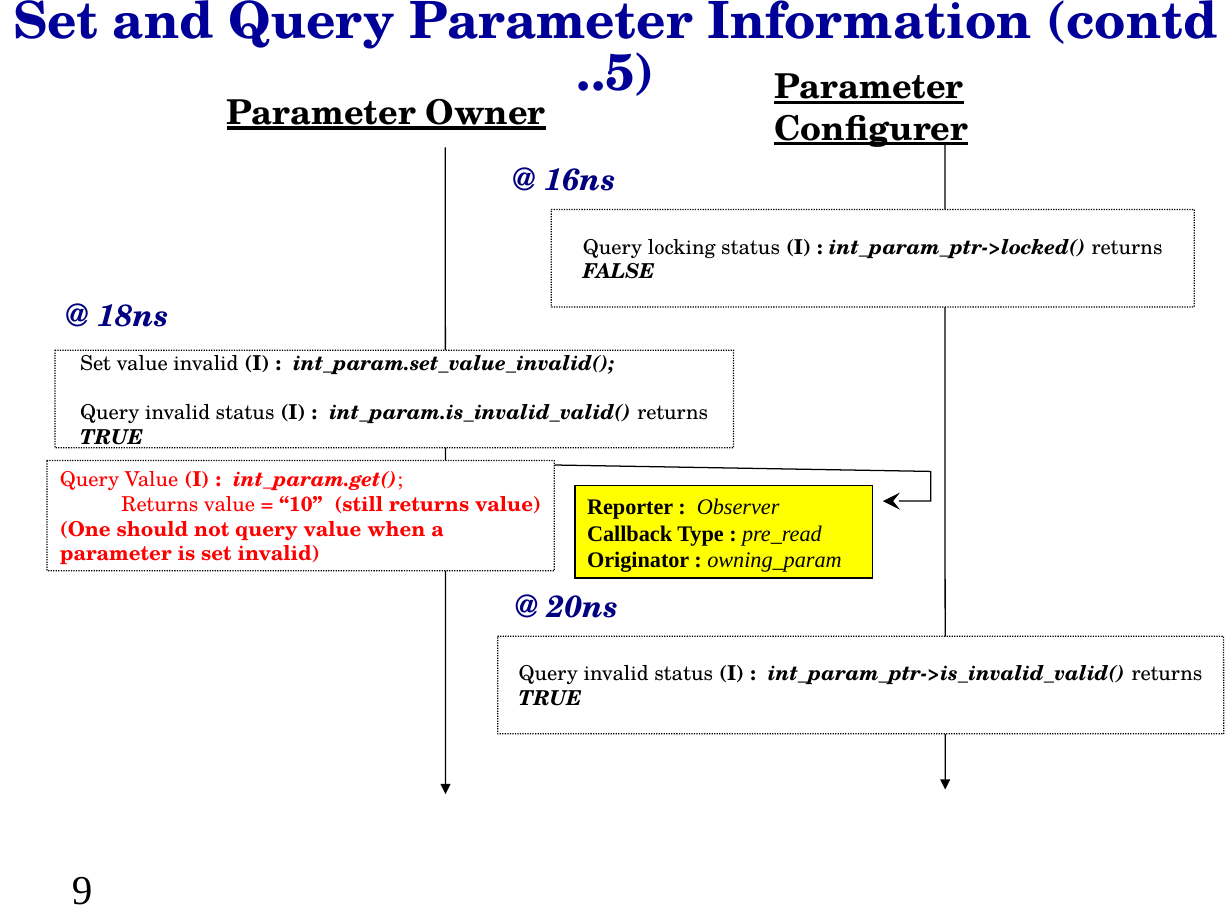
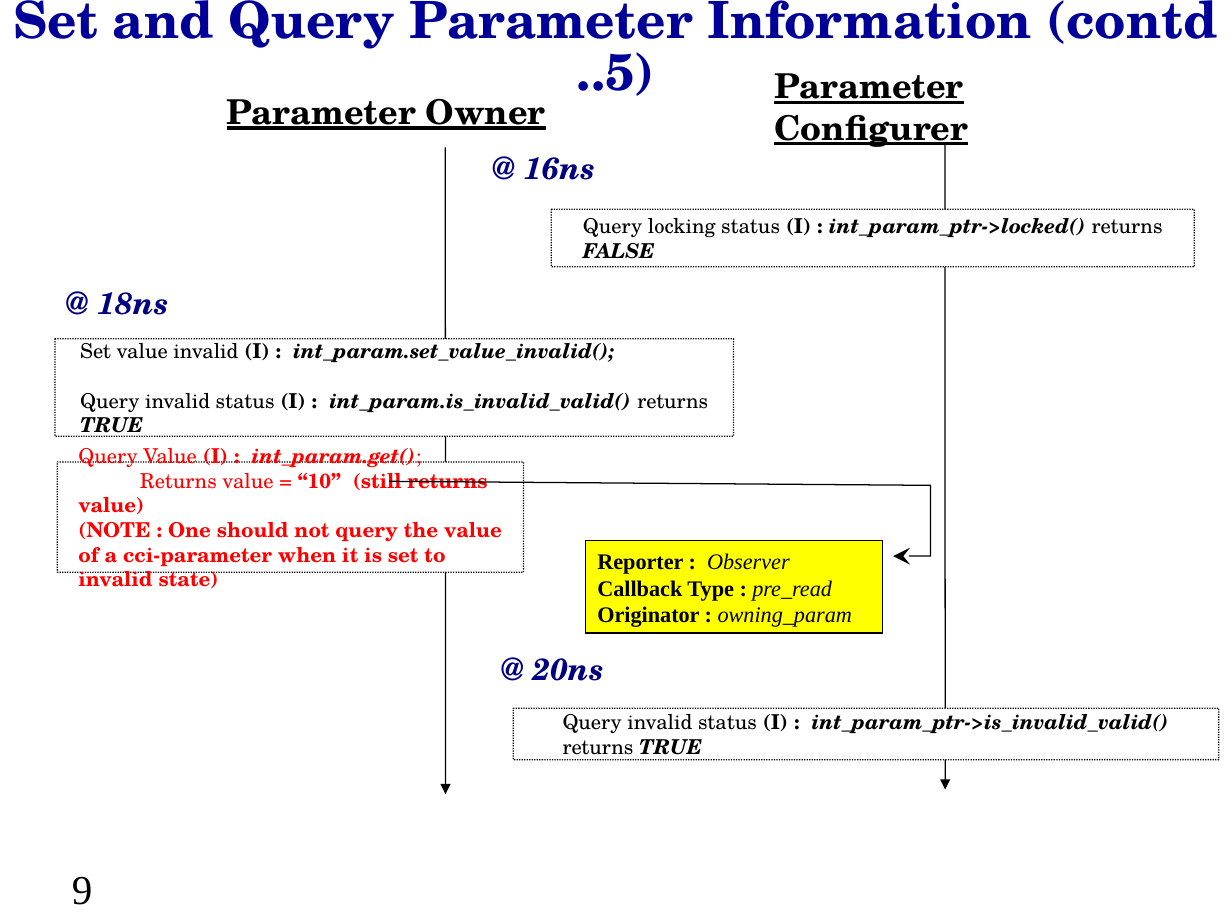
Before and after one commit to accellera-official/cci, a slide deck: slide 9 of examples/ex7_Parameter_Information/docs/ex7_Parameter_Information.ppt. Drawn at 1232x924 pixels with LibreOffice and Linux fonts; fonts in the diff are those of the drawing; background and template pictures are left out. Boxes give left, top, right and bottom in pixels: in the first picture for what was removed or moved away, otherwise in the second. Text is boxed around its words. In the diff, an @@ line names an element or a change of style, - is before the commit and + after.

```diff
--- a/examples/ex7_Parameter_Information/docs/ex7_Parameter_Information.ppt
+++ b/examples/ex7_Parameter_Information/docs/ex7_Parameter_Information.ppt
@@ text "@ 16ns": place and size @@
-text "@ 16ns" at bbox=[544, 168, 615, 191]
+text "@ 16ns" at bbox=[524, 157, 595, 180]
@@ rounded rectangle "Query locking status (I) : ...": place and size @@
-rounded rectangle "Query locking status (I) : ..." at bbox=[552, 209, 1195, 307]
+rounded rectangle "Query locking status (I) : ..." at bbox=[552, 209, 1195, 267]
@@ text "@ 18ns": place and size @@
-text "@ 18ns" at bbox=[97, 304, 168, 327]
+text "@ 18ns" at bbox=[97, 292, 168, 315]
@@ rounded rectangle "Set value invalid (I) : ...": place and size @@
-rounded rectangle "Set value invalid (I) : ..." at bbox=[55, 350, 734, 447]
+rounded rectangle "Set value invalid (I) : ..." at bbox=[55, 339, 734, 436]
@@ rounded rectangle "Query Value (I) : int_param.get();": place and size @@
-rounded rectangle "Query Value (I) : int_param.get();" at bbox=[47, 461, 554, 570]
+rounded rectangle "Query Value (I) : int_param.get();" at bbox=[58, 462, 524, 572]
@@ text in rounded rectangle at bbox=[78, 522, 502, 566]: text changed @@
-(One should not query value when a parameter is set invalid)
+(NOTE : One should not query the value of a cci-parameter when it is set to invalid state)
@@ freeform shape "Reporter : Observer": place and size @@
-freeform shape "Reporter : Observer" at bbox=[575, 485, 873, 578]
+freeform shape "Reporter : Observer" at bbox=[585, 541, 883, 633]
@@ text "@ 20ns": place and size @@
-text "@ 20ns" at bbox=[547, 595, 618, 618]
+text "@ 20ns" at bbox=[533, 658, 604, 681]
@@ rounded rectangle "Query invalid status (I) : ...": place and size @@
-rounded rectangle "Query invalid status (I) : ..." at bbox=[498, 636, 1223, 733]
+rounded rectangle "Query invalid status (I) : ..." at bbox=[514, 708, 1220, 760]
```
Also in this commit, not shown: 11 other slides changed, 4 other files.
